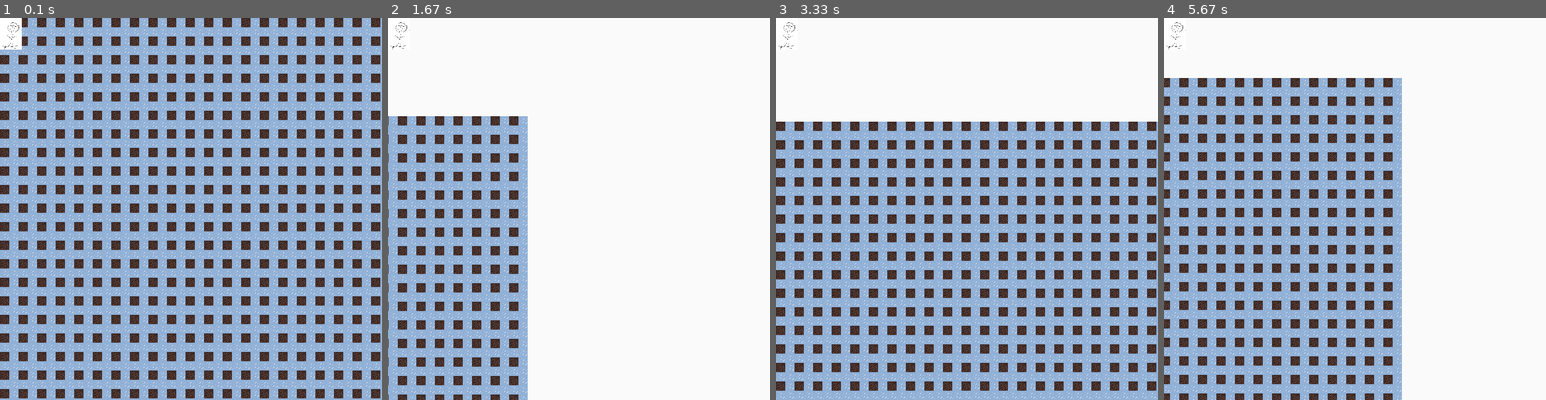
Above: before the commit, frames 1-4 (left to right).
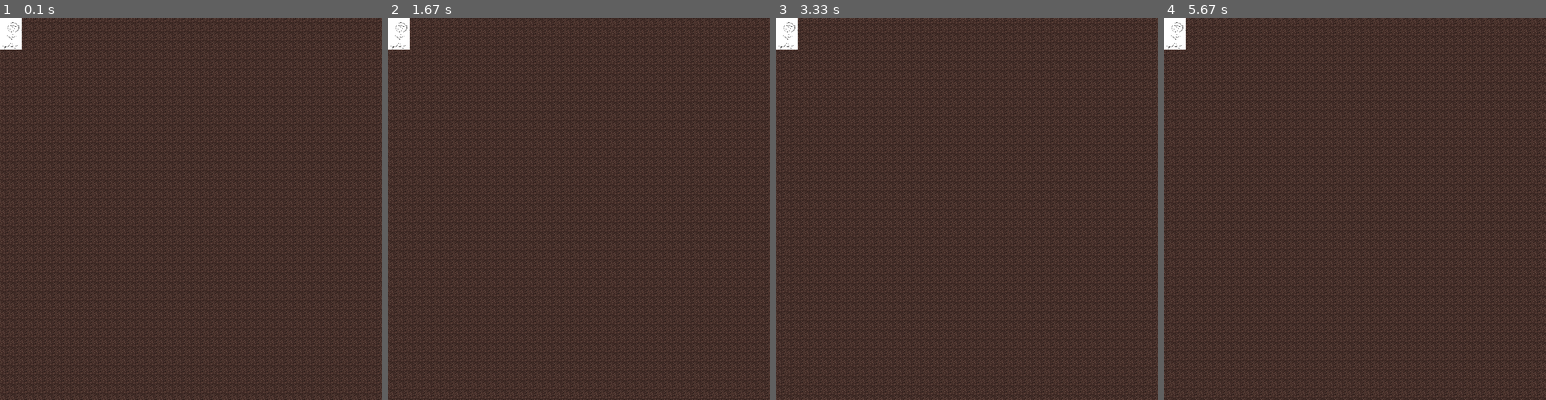
Above: after the commit, the same moments.

Repository: HyperRays/minecraft-from-wish
Game: pygame game, started from playground/test-chunk-mgr.py
Same seed, same stepped clock (60 frames per second), same inputs: the game is played once before the commit and once after it.
Inputs:
- Up to frame 1 (0.1 s): no input
- Up to frame 2 (1.67 s): hold D 0.33-0.8 s; hold W 0.83-1.13 s; hold D 1.17-1.63 s
- Up to frame 3 (3.33 s): hold A 1.67-2.2 s; hold S 2.23-2.53 s; hold A 2.57-2.97 s; hold W from 3 s (still down)
- Up to frame 4 (5.67 s): release W at 3.37 s; hold D 3.4-4.03 s; hold S 4.07-4.43 s; hold A 4.47-4.93 s; hold D 4.97-5.43 s; hold W from 5.47 s (still down)

The runs differ from the first frame. In frame 1, 82% of the frame differs, in the area x 0-100%, y 0-100%; in frame 2, 95%; in frame 3, 87%; in frame 4, 90%.

Commit message:
ad-hock repair for y level

Diff:
--- a/game-logic/chunk_manager.py
+++ b/game-logic/chunk_manager.py
@@ -6,9 +6,9 @@
 
 def acending_range(a,b) -> range:
     if a > b:
-        return range(b,a)
+        return range(int(b),int(a))
     else:
-        return range(a,b)
+        return range(int(a),int(b))
 
 class ChunkManager(GraphicsObject):
 
--- a/playground/test-chunk-mgr.py
+++ b/playground/test-chunk-mgr.py
@@ -11,7 +11,7 @@
 
 
 window.init((700,700),"test chunks")
-window.camera = [0,0]
+window.camera = [-window.size[0]/2,-window.size[1]/2]
 
 #https://stackoverflow.com/questions/14822184/is-there-a-ceiling-equivalent-of-operator-in-python
 def ceildiv(a, b):
@@ -82,34 +82,15 @@
 
 chunk_manager = ChunkManager()
 
-# def over_surface(x,y, chunk):
-#     coordinates_glob = chunk.get_chunk_coordinates(vec2d(x,y))
-#     coordinates = vec2d(x= (coordinates_glob.x*Ice.h), y= (coordinates_glob.y*Ice.w))
-#     if y > 5:
-#         return Dirt(coordinates)
-#     elif y == 5:
-#         return Grass(coordinates)
-
-# def under_surface(x,y,chunk):
-#     coordinates_glob = chunk.get_chunk_coordinates(vec2d(x,y))
-#     coordinates = vec2d(x= (coordinates_glob.x*Ice.h), y= (coordinates_glob.y*Ice.w))
-#     return Dirt(coordinates)
-
-# for a in range(10):
-#     chunk_manager.add_chunk(Chunk(vec2d(a,0), over_surface))
-
-# for a in range(10):
-#     for b in range(1,10):
-#         chunk_manager.add_chunk(Chunk(vec2d(a,-b), under_surface))
 
 
 def chekered(x,y, chunk):
     coordinates_glob = chunk.get_chunk_coordinates(vec2d(x,y))
     coordinates = vec2d(x= (coordinates_glob.x*Ice.h), y= (coordinates_glob.y*Ice.w))
-    if y & 1 == 0 and x & 1 == 0:
+    if -coordinates_glob.y < 0:
         return Dirt(coordinates)
-    else:
-        return Ice(coordinates)
+    if -coordinates_glob.y == 0:
+        return Grass(coordinates)
 
 
 for a in range(-10,10):
@@ -162,14 +143,13 @@
 
             self.position = vec2d(self.camera[0],self.camera[1])
 
-            if keys[self.characters["escape"]]:
-                chunk_total_size = Square.sq_size*Chunk._chunk_size
+            chunk_total_size = Square.sq_size*Chunk._chunk_size
 
-                bounds_window = vec2d(ceildiv(window.size[0],chunk_total_size)+1, ceildiv(window.size[1],chunk_total_size)+1)
-                min_bounds = vec2d(ceildiv(window.camera[0],chunk_total_size)-1, ceildiv(window.camera[1],chunk_total_size)+1)
+            bounds_window = vec2d(ceildiv(window.size[0],chunk_total_size)+1, ceildiv(window.size[1],chunk_total_size)+1)
+            min_bounds = vec2d(ceildiv(window.camera[0],chunk_total_size)-1, ceildiv(window.camera[1],chunk_total_size)+1)
 
-                max_bounds = vec2d(min_bounds.x+bounds_window.x,min_bounds.y-bounds_window.y)
-                chunk_manager.set_renderables(min_bounds, max_bounds)
+            max_bounds = vec2d(min_bounds.x+bounds_window.x,min_bounds.y-bounds_window.y)
+            chunk_manager.set_renderables(min_bounds, max_bounds)
 
 Player(vec2d(0,0))
 # chunk_manager.set_renderables(vec2d(1,1),vec2d(3,3))
